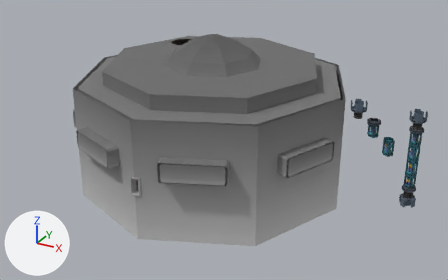
The FBX model TheLastEngineer/Assets/Art/AssetsFer/FBXs/Reemplazar/ReactorNuclear.fbx: old version first, new version second.
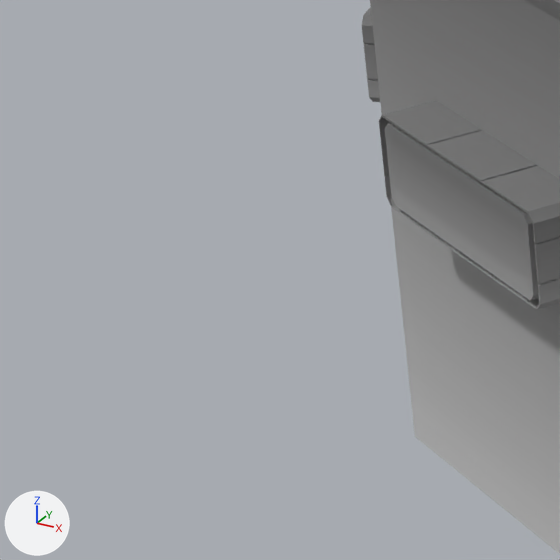
The first picture shows the older version from a 50 mm lens placed at (39.4, -68.7, 33.5), pointed at (1.8, -0.2, -0.7). The close-ups show both versions on the part from 0% to 25% of the width and 38% to 78% of the height of that picture; other places that the commit changed are outside them. The axes (+X, +Y, +Z) are drawn at lower left. The lights are the same throughout. Where no turn or scale is listed for an object, it has been applied to the vertices.
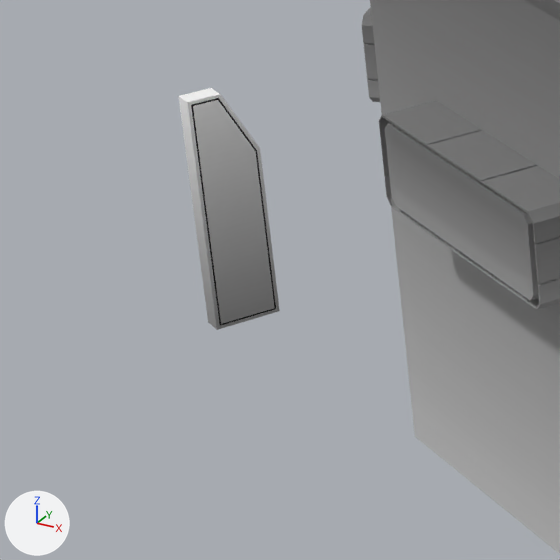
Edits to the bpy script that builds the scene:
```text
Change ob_box098:
    ob_box098.location: (0.0, 0.0, -3.5) -> (-20.15, 0.0, -3.5)
    ob_box098.rotation_euler: (1.571, 0.0, 0.785) -> (1.571, 0.0, 1.178)  # degrees (90, 0, 45) -> degrees (90, 0, 67)
```

Pixel boxes [x1, y1, x2, y2] of what changed, in the close-ups (560 x 560 px):
'Box098', moved, turned (not visible before): after [179, 88, 280, 330]
